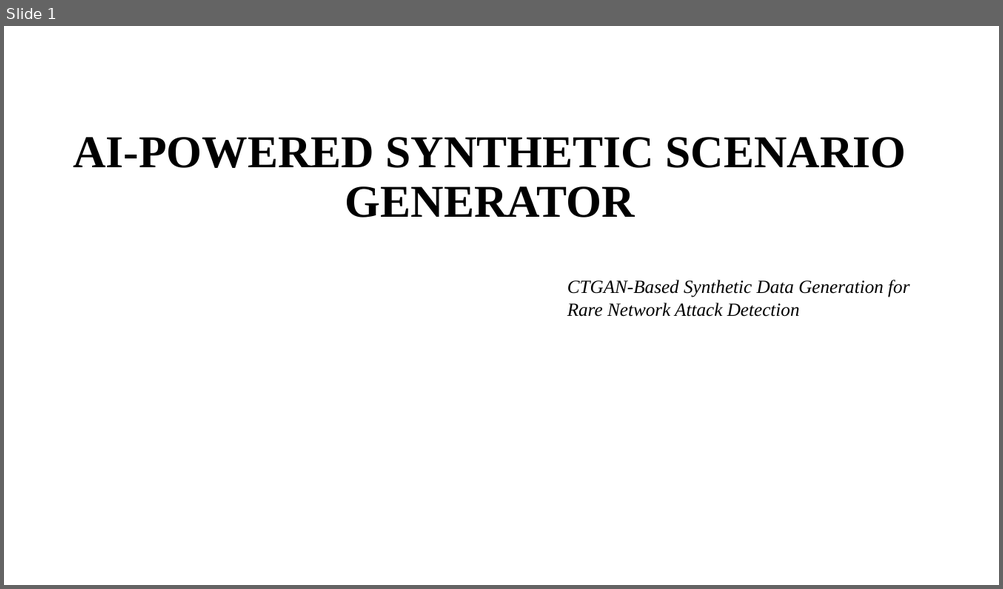
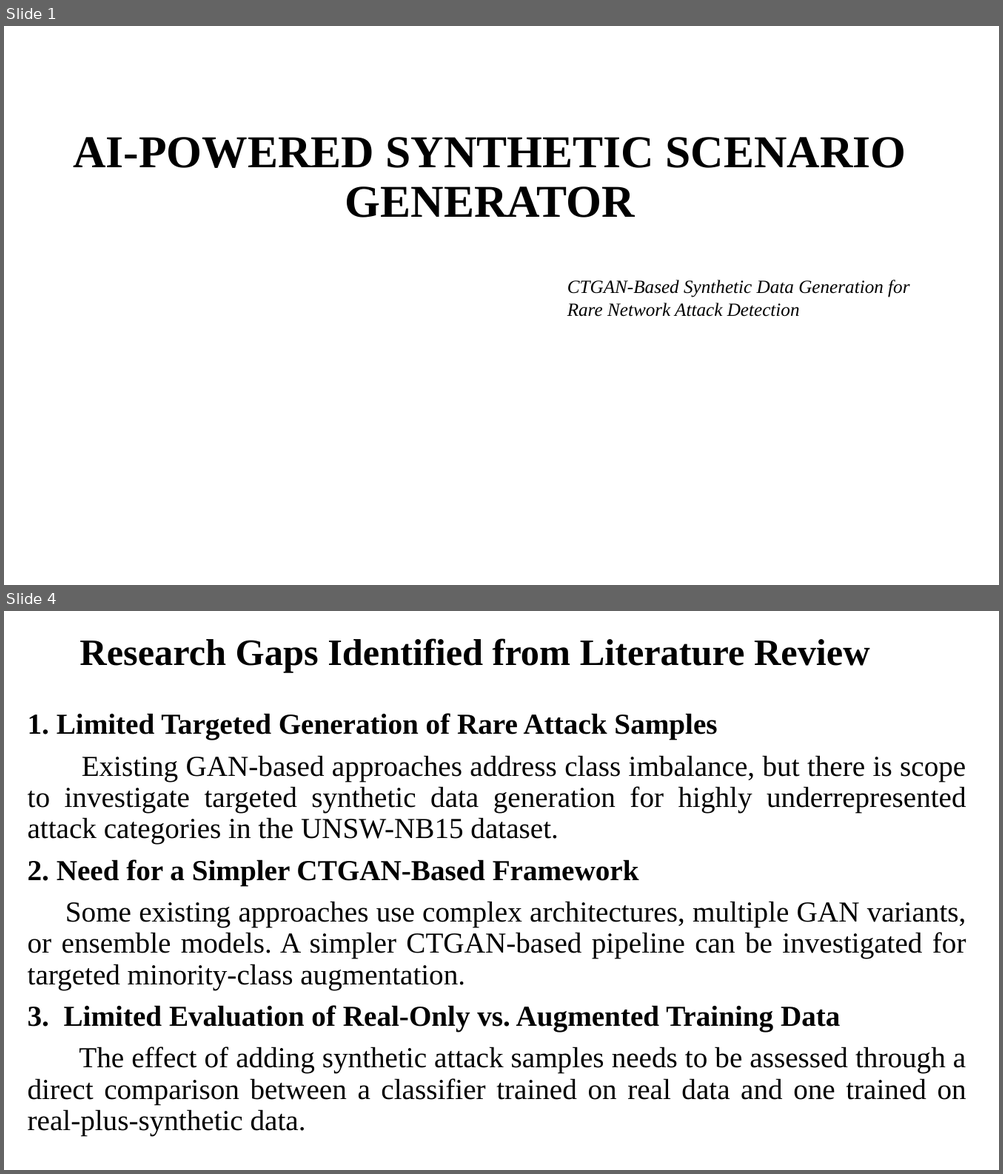
Before and after one commit to spandanabasavakulal/In-House-Project-files, a slide deck: ppt.pptx. Shown one above the other, each under a label of ours: slide 1 before the commit, slides 1 and 4 after it; the slides between them are not shown. The pictures are 1003x589 and 1003x1174 pixels, drawn with LibreOffice and Linux fonts; fonts in the diff are those of the drawing. Boxes give left, top, right and bottom in pixels: in the first picture for what was removed or moved away, otherwise in the second. Text is boxed around its words. In the diff, an @@ line names an element or a change of style, - is before the commit and + after.

```diff
--- a/ppt.pptx
+++ b/ppt.pptx
@@ slide 4 added at [4,611,999,1170], background #FFFFFF @@
@@ title added at [79,638,870,673], 36 pt, text #000000, bold @@
+Research Gaps Identified from Literature Review
@@ text added at [28,713,966,1136], 28 pt, text #000000 @@
+1. Limited Targeted Generation of Rare Attack Samples
+Existing GAN-based approaches address class imbalance, but there is scope to investigate targeted synthetic data generation for highly underrepresented attack categories in the UNSW-NB15 dataset.
+2. Need for a Simpler CTGAN-Based Framework
+Some existing approaches use complex architectures, multiple GAN variants, or ensemble models. A simpler CTGAN-based pipeline can be investigated for targeted minority-class augmentation.
+3. Limited Evaluation of Real-Only vs. Augmented Training Data
+The effect of adding synthetic attack samples needs to be assessed through a direct comparison between a classifier trained on real data and one trained on real-plus-synthetic data.
```
Also in this commit, not shown: 2 slides changed, 2 other slides added, 1 slide removed.
